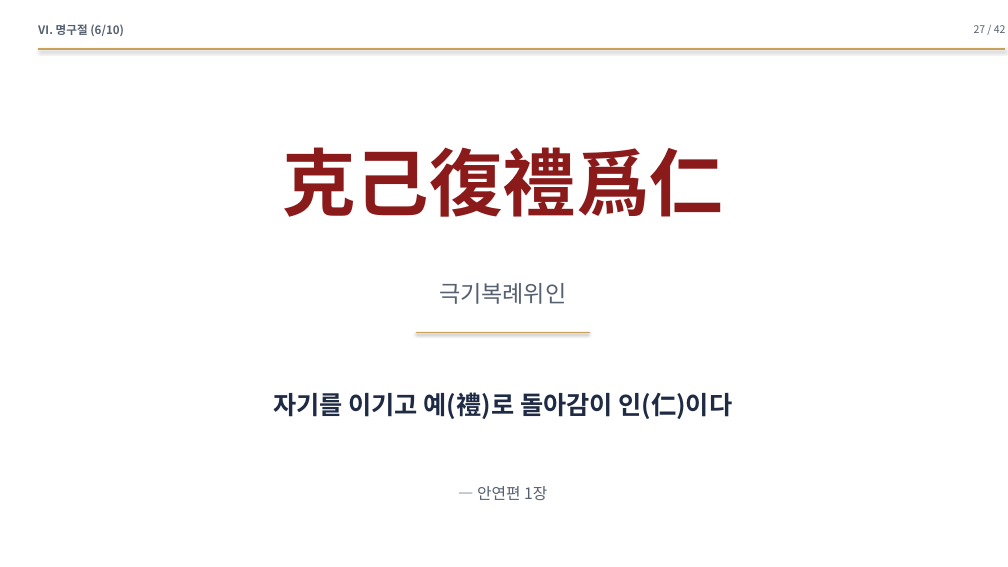
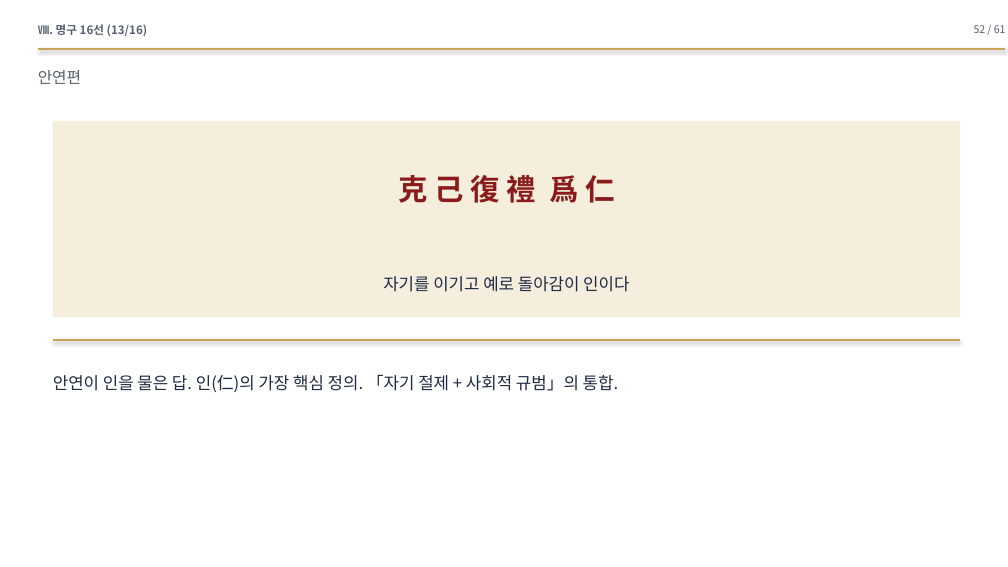
Before and after one commit to hpark1947/Oriental-Classics2, a slide deck: slide 52 of 발표자료/논어_발표자료.pptx (slide 27 before the commit). Drawn at 1008x567 pixels with LibreOffice and Linux fonts; fonts in the diff are those of the drawing. Boxes give left, top, right and bottom in pixels: in the first picture for what was removed or moved away, otherwise in the second. Text is boxed around its words. In the diff, an @@ line names an element or a change of style, - is before the commit and + after.

```diff
--- a/발표자료/논어_발표자료.pptx
+++ b/발표자료/논어_발표자료.pptx
@@ text at [38, 24, 148, 36]: text changed @@
-Ⅵ. 명구절 (6/10)
+Ⅷ. 명구 16선 (13/16)
@@ text at [974, 25, 1006, 33]: text changed @@
-27 / 42
+52 / 61
@@ text at [38, 70, 81, 84]: text changed @@
-— 안연편 1장
+안연편
@@ rectangle added at [53, 121, 960, 318], fill #F5EEDD @@
@@ text at [398, 175, 614, 203]: text changed; size 70 to 28 pt @@
-克己復禮爲仁
+克 己 復 禮 爲 仁
@@ text at [383, 276, 629, 292]: text changed; size 24 to 16 pt; bold off @@
-자기를 이기고 예(禮)로 돌아감이 인(仁)이다
+자기를 이기고 예로 돌아감이 인이다
@@ text removed at [439, 283, 566, 304] @@
-극기복례위인
@@ line added from (53, 340) to (960, 340), #C8A25B 2 pt @@
@@ line removed from (416, 333) to (590, 333) @@
@@ text added at [53, 374, 619, 392], 16 pt, text #1F2A44 @@
+안연이 인을 물은 답. 인(仁)의 가장 핵심 정의. 「자기 절제 + 사회적 규범」의 통합.
```
Also in this commit, not shown: 4 other slides changed, 56 slides added, 37 slides removed, 1 other file.
